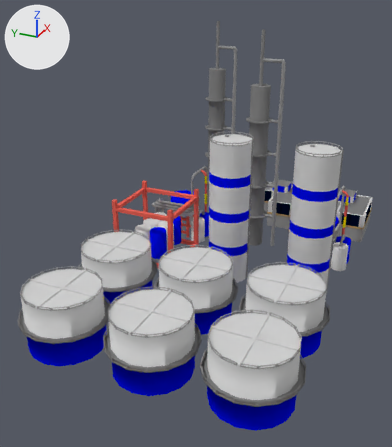
One commit to the Blender file Assets/Blender/Industries/oilrefinery1.blend: the scene before it, then after it.
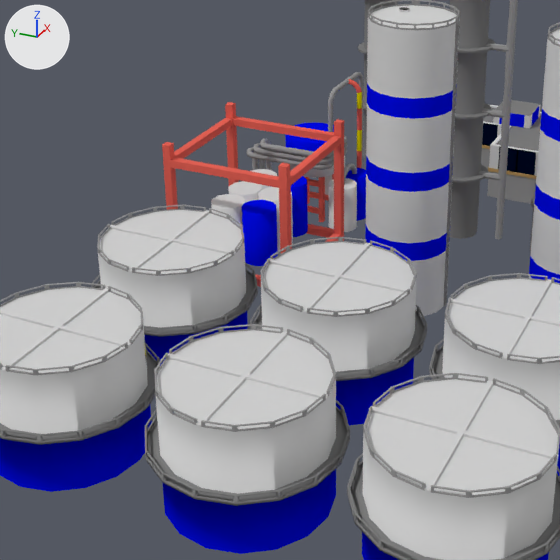
Old and new are each drawn whole from a camera (50 mm lens) standing at (-15.38, -2.23, 6.93) and looking at (-4.86, 2.51, 1.67) and again close up on the part from 9% to 77% of the width and 30% to 89% of the height. Lighting does not change. The marker at upper left points along +X, +Y and +Z.

The older version as bpy lines, for what is in view:
```python
ob_bigframe = bpy.data.objects.new('bigframe', me_cube_004)
ob_bigframe.location = (-3.85, 4.0, 0.0)
ob_cylinder_014 = bpy.data.objects.new('Cylinder.014', me_cylinder_017)
ob_cylinder_014.parent = ob_bigframe
ob_cylinder_014.location = (-3.534, 3.778, 0.335)
ob_cylinder_014.scale = (0.7, 0.7, 0.7)
ob_cylinder_015 = bpy.data.objects.new('Cylinder.015', me_cylinder_018)
ob_cylinder_015.parent = ob_bigframe
ob_cylinder_015.location = (-3.963, 3.778, 0.335)
ob_cylinder_015.scale = (0.7, 0.7, 0.7)
ob_cylinder_016 = bpy.data.objects.new('Cylinder.016', me_cylinder_019)
ob_cylinder_016.parent = ob_bigframe
ob_cylinder_016.location = (-4.39, 3.778, 0.335)
ob_cylinder_016.scale = (0.7, 0.7, 0.7)
ob_cylinder_017 = bpy.data.objects.new('Cylinder.017', me_cylinder_020)
ob_cylinder_017.parent = ob_bigframe
ob_cylinder_017.location = (-3.963, 4.202, 0.335)
ob_cylinder_017.scale = (0.7, 0.7, 0.7)
ob_cylinder_018 = bpy.data.objects.new('Cylinder.018', me_cylinder_021)
ob_cylinder_018.parent = ob_bigframe
ob_cylinder_018.location = (-4.393, 4.202, 0.335)
ob_cylinder_018.scale = (0.7, 0.7, 0.7)
ob_cylinder_019 = bpy.data.objects.new('Cylinder.019', me_cylinder_022)
ob_cylinder_019.parent = ob_bigframe
ob_cylinder_019.location = (-3.538, 4.202, 0.335)
ob_cylinder_019.scale = (0.7, 0.7, 0.7)
ob_ladder = bpy.data.objects.new('ladder', me_cylinder_003)
ob_ladder.parent = ob_storagetower_001
ob_ladder.location = (-4.0, 0.0982, 0.0)
ob_ladder.scale = (0.3, 1.0, 1.76)
ob_storagetower_001 = bpy.data.objects.new('storagetower.001', me_cylinder)
ob_storagetower_001.location = (-4.0, 0.0, 0.0)
ob_storagetower_001.scale = (1.0, 1.0, 1.75)
# also in view: 'Cylinder.004' at (-8.0, 2.0, 0.67); 'Cylinder.007' at (-8.0, 4.0, 0.67); 'Cylinder.003' at (-8.0, 0.0, 0.67); 'Cylinder.008' at (-2.28, 4.05, 0.95); 'Cylinder.001' at (-2.14, 3.5, 0.32)
```
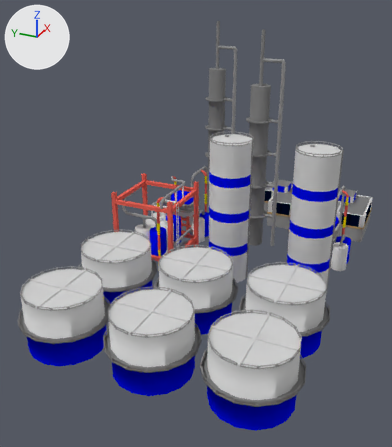
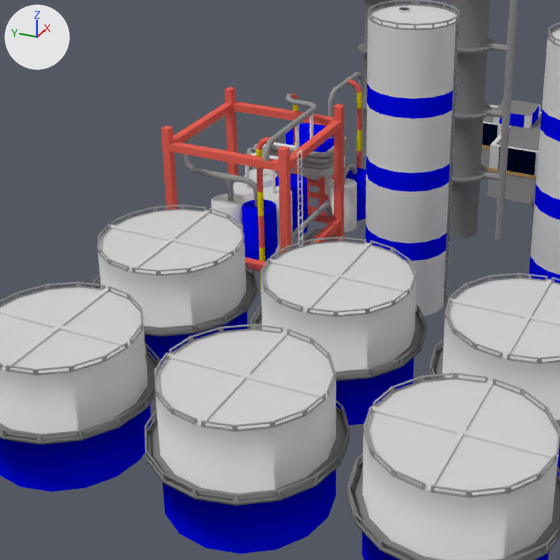
Changed parts and their boxes (x1, y1, x2, y2) in the close-ups (560 x 560 px):
'bigframe', moved: before (162, 102, 344, 287); after (161, 87, 344, 272)
'Cylinder.016', moved: before (242, 200, 278, 266); after (242, 199, 277, 262)
'Cylinder.014', moved: before (291, 176, 308, 237); after (275, 174, 308, 236)
'Circle.025', added: after (183, 114, 258, 207)
'Circle.021', added: after (256, 137, 271, 292)
'Cylinder.018', moved: (211, 194, 245, 228) in both
'Circle.022', added: after (263, 94, 317, 161)
'Cylinder.015', moved: before (258, 187, 293, 251); after (263, 186, 293, 247)
'Cylinder.017', moved: before (228, 181, 262, 203); after (233, 182, 257, 203)
'Circle.028', added: after (245, 114, 313, 193)
'Circle.023', added: after (274, 203, 332, 258)
'ladder', moved (not visible before): after (297, 150, 303, 247)
'Cylinder.019', moved: before (252, 169, 277, 190); after (249, 169, 277, 188)
'Circle.026', now drawn: after (297, 228, 334, 247)
'Circle.020', added: after (291, 93, 300, 174)

Edits to the bpy script that builds the scene:
```text
Change ob_bigframe:
    ob_bigframe.location: (-3.85, 4.0, 0.0) -> (-3.85, 4.0, 0.21)
Change ob_cylinder_019:
    ob_cylinder_019.location: (-3.538, 4.202, 0.335) -> (-3.538, 4.202, 0.137)
Change ob_cylinder_018:
    ob_cylinder_018.location: (-4.393, 4.202, 0.335) -> (-4.393, 4.202, 0.137)
Change ob_cylinder_017:
    ob_cylinder_017.location: (-3.963, 4.202, 0.335) -> (-3.963, 4.202, 0.137)
Change ob_cylinder_016:
    ob_cylinder_016.location: (-4.39, 3.778, 0.335) -> (-4.39, 3.778, 0.137)
Change ob_cylinder_015:
    ob_cylinder_015.location: (-3.963, 3.778, 0.335) -> (-3.963, 3.778, 0.137)
Change ob_cylinder_014:
    ob_cylinder_014.location: (-3.534, 3.778, 0.335) -> (-3.534, 3.778, 0.137)
Change ob_ladder:
    ob_ladder.location: (-4.0, 0.0982, 0.0) -> (-4.463, 3.18, 1.132)
Add ob_circle_022:
    ob_circle_022 = bpy.data.objects.new('Circle.022', me_circle_008)  # 216 vertices, 208 faces; spans x -1.71..0.8, y -0.1..0.31, z -0.86..0.0; in mat_concrete (grey #979797)
    ob_circle_022.parent = ob_bigframe
    ob_circle_022.location = (-3.691, 3.434, 1.665)
    ob_circle_022.rotation_euler = (1.571, 0.0, 0.0)  # degrees (90, 0, 0)
    ob_circle_022.scale = (0.64, 0.64, 0.64)
Add ob_circle_020:
    ob_circle_020 = bpy.data.objects.new('Circle.020', me_circle_000)  # 104 vertices, 96 faces; spans x 0.0..0.31, y -2.92..0.31, z -0.11..0.0; in mat_warning (yellow #e7d700), mat_iron (red #e76356)
    ob_circle_020.parent = ob_bigframe
    ob_circle_020.location = (-3.178, 3.912, 1.665)
    ob_circle_020.rotation_euler = (1.571, 0.0, -0.00821)  # degrees (90, 0, -0.5)
    ob_circle_020.scale = (0.64, 0.64, 0.64)
Add ob_circle_021:
    ob_circle_021 = bpy.data.objects.new('Circle.021', me_circle_007)  # 104 vertices, 96 faces; spans x 0.0..0.31, y -2.92..0.31, z -0.11..0.0; in mat_warning (yellow #e7d700), mat_iron (red #e76356)
    ob_circle_021.parent = ob_bigframe
    ob_circle_021.location = (-4.557, 3.484, 1.665)
    ob_circle_021.rotation_euler = (1.571, 0.0, 1.563)  # degrees (90, 0, 90)
    ob_circle_021.scale = (0.64, 0.64, 0.64)
Add ob_circle_023:
    ob_circle_023 = bpy.data.objects.new('Circle.023', me_circle_010)  # 152 vertices, 144 faces; spans x -1.71..0.79, y -0.13..0.31, z -0.11..0.0; in mat_concrete (grey #979797)
    ob_circle_023.parent = ob_bigframe
    ob_circle_023.location = (-3.691, 3.339, 0.323)
    ob_circle_023.rotation_euler = (1.571, 0.0, 0.0)  # degrees (90, 0, 0)
    ob_circle_023.scale = (0.64, 0.64, 0.64)
Add ob_circle_025:
    ob_circle_025 = bpy.data.objects.new('Circle.025', me_circle_028)  # 359 vertices, 348 faces; spans x -1.11..0.56, y 0.11..1.4, z -0.11..1.52; in mat_concrete (grey #979797)
    ob_circle_025.parent = ob_bigframe
    ob_circle_025.location = (-3.691, 4.749, 1.681)
    ob_circle_025.rotation_euler = (1.571, 0.0, 0.0)  # degrees (90, 0, 0)
    ob_circle_025.scale = (0.64, -0.64, 0.64)
Add ob_circle_028:
    ob_circle_028 = bpy.data.objects.new('Circle.028', me_circle_030)  # 494 vertices, 472 faces; spans x -0.908..0.137, y -0.196..0.555, z 0.028..0.471
    ob_circle_028.location = (-4.0, 4.0, 1.13)
    ob_circle_028.rotation_euler = (0.0, 1.571, 0.0)  # degrees (0, 90, 0)
    ob_circle_028.scale = (1.0, -1.0, 1.0)
```
